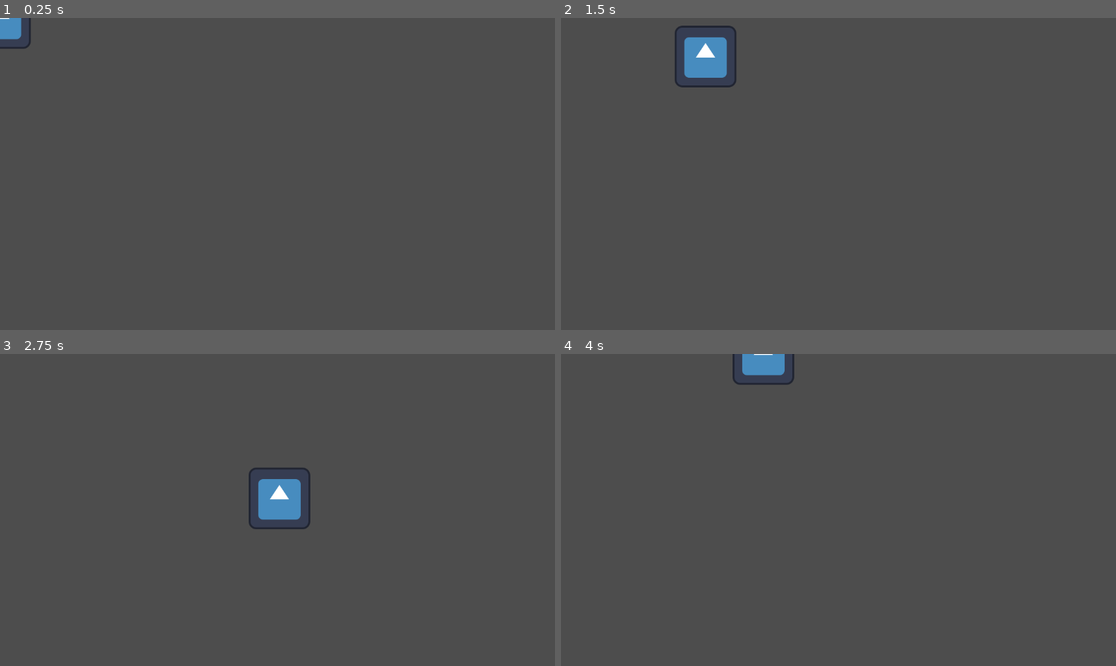
Above: before the commit, frames 1-4 (two rows, left to right).
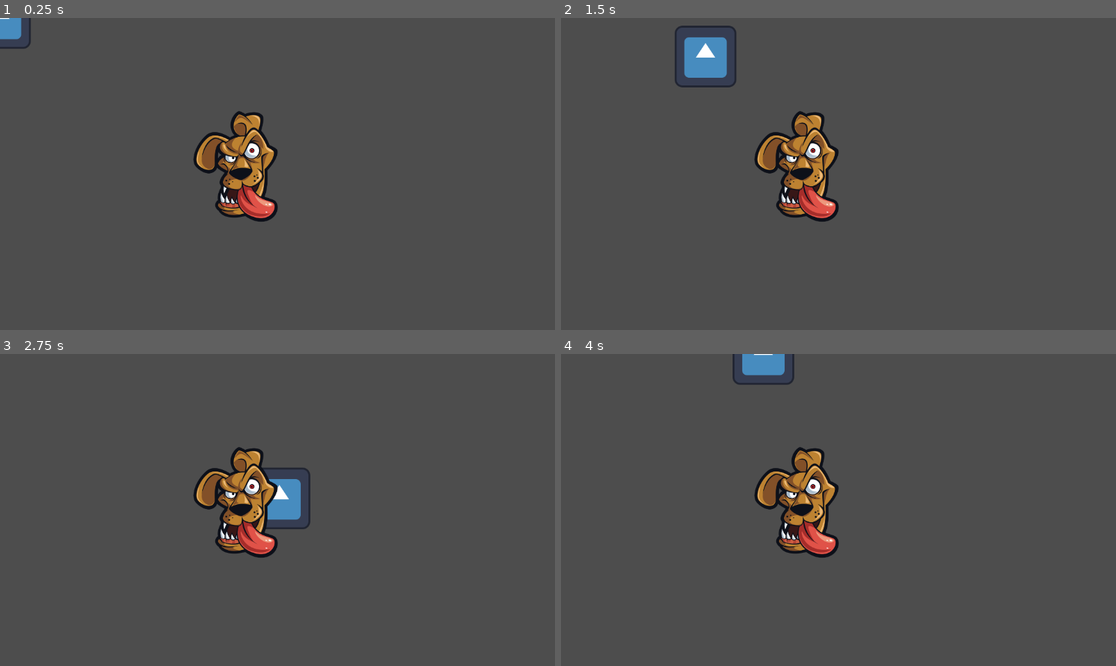
Above: after the commit, the same moments.

Repository: candy67-123/Your-Name-Performance
Game: Godot game, scene res://world.tscn
Same seed, same stepped clock (60 frames per second), same inputs: the game is played once before the commit and once after it. The engine's default icon, where the game draws it, is replaced by a stand-in: a white triangle on a blue panel in a dark square.
Inputs:
- Up to frame 1 (0.25 s): no input
- Up to frame 2 (1.5 s): tap Enter at 0.5 s; hold Right (Move_right) 0.53-1.28 s; hold Down (Move_down) from 1.28 s (still down)
- Up to frame 3 (2.75 s): release Down (Move_down) at 2.03 s; hold Right (Move_right) from 2.03 s (still down)
- Up to frame 4 (4 s): release Right (Move_right) at 2.78 s; hold Up (Move_up) 2.78-3.53 s; hold Left (Move_left) from 3.53 s (still down)

The runs differ from the first frame. In frame 1, 3.4% of the frame differs, in the area x 34-51%, y 29-66%; in frame 2, 3.4%; in frame 3, 3.4%; in frame 4, 3.4%.

Commit message:
world scene setup

Diff:
--- /dev/null
+++ b/enemy.tscn
@@ -0,0 +1,18 @@
+[gd_scene load_steps=3 format=3 uid="uid://d3f3umtyoyib3"]
+
+[ext_resource type="Texture2D" uid="uid://clwpo83yorvtm" path="res://enemy.png" id="1_i15bv"]
+
+[sub_resource type="CircleShape2D" id="CircleShape2D_u8mq1"]
+radius = 120.76
+
+[node name="Enemy" type="RigidBody2D"]
+gravity_scale = 2.66454e-15
+
+[node name="Sprite2D" type="Sprite2D" parent="."]
+position = Vector2(489, 309)
+scale = Vector2(0.5875, 0.5775)
+texture = ExtResource("1_i15bv")
+
+[node name="CollisionShape2D" type="CollisionShape2D" parent="."]
+position = Vector2(501, 313)
+shape = SubResource("CircleShape2D_u8mq1")
--- /dev/null
+++ b/player.tscn
@@ -0,0 +1,17 @@
+[gd_scene load_steps=4 format=3 uid="uid://rc4qwko4kax3"]
+
+[ext_resource type="Script" path="res://Player.gd" id="1_jjrc7"]
+[ext_resource type="Texture2D" uid="uid://b6cqe5k4y4icf" path="res://icon.svg" id="2_amfl8"]
+
+[sub_resource type="RectangleShape2D" id="RectangleShape2D_wgepl"]
+size = Vector2(134, 137)
+
+[node name="Player" type="Area2D"]
+script = ExtResource("1_jjrc7")
+
+[node name="Sprite2D" type="Sprite2D" parent="."]
+texture = ExtResource("2_amfl8")
+
+[node name="CollisionShape2D" type="CollisionShape2D" parent="."]
+position = Vector2(1, -1.5)
+shape = SubResource("RectangleShape2D_wgepl")
--- a/world.tscn
+++ b/world.tscn
@@ -1,23 +1,10 @@
-[gd_scene load_steps=4 format=3 uid="uid://cjgnkjxwij34d"]
+[gd_scene load_steps=3 format=3 uid="uid://cjgnkjxwij34d"]
 
-[ext_resource type="Script" path="res://Player.gd" id="1_2i16u"]
-[ext_resource type="Texture2D" uid="uid://b6cqe5k4y4icf" path="res://icon.svg" id="2_r8h78"]
-
-[sub_resource type="RectangleShape2D" id="RectangleShape2D_xgs80"]
-size = Vector2(134, 137)
+[ext_resource type="PackedScene" uid="uid://rc4qwko4kax3" path="res://player.tscn" id="1_4rm83"]
+[ext_resource type="PackedScene" uid="uid://d3f3umtyoyib3" path="res://enemy.tscn" id="2_48j1f"]
 
 [node name="World" type="Node2D"]
 
-[node name="Player" type="Area2D" parent="."]
-script = ExtResource("1_2i16u")
+[node name="Player" parent="." instance=ExtResource("1_4rm83")]
 
-[node name="Sprite2D" type="Sprite2D" parent="Player"]
-texture = ExtResource("2_r8h78")
-
-[node name="CollisionShape2D" type="CollisionShape2D" parent="Player"]
-position = Vector2(1, -1.5)
-shape = SubResource("RectangleShape2D_xgs80")
-
-[node name="Enemy" type="RigidBody2D" parent="."]
-
-[node name="Sprite2D" type="Sprite2D" parent="Enemy"]
+[node name="Enemy" parent="." instance=ExtResource("2_48j1f")]
